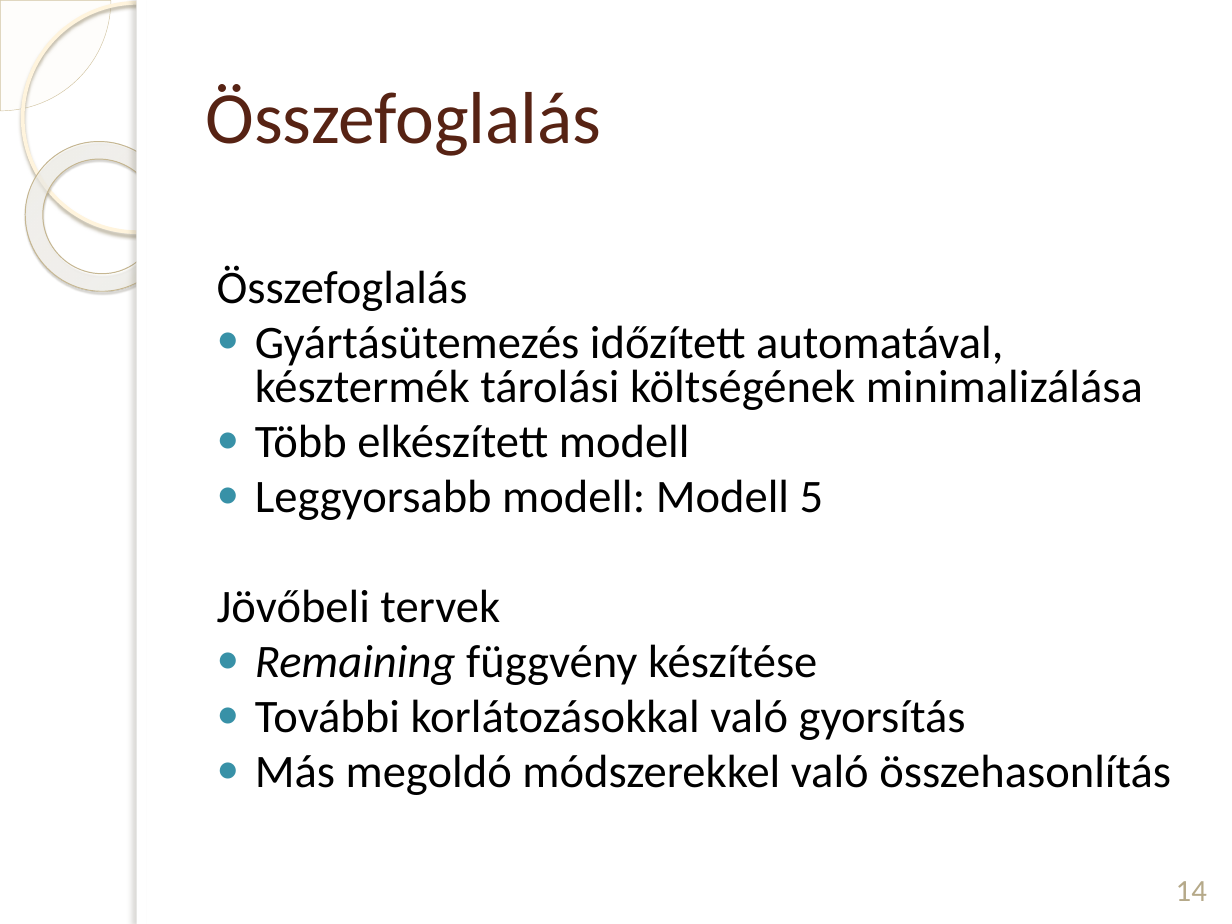
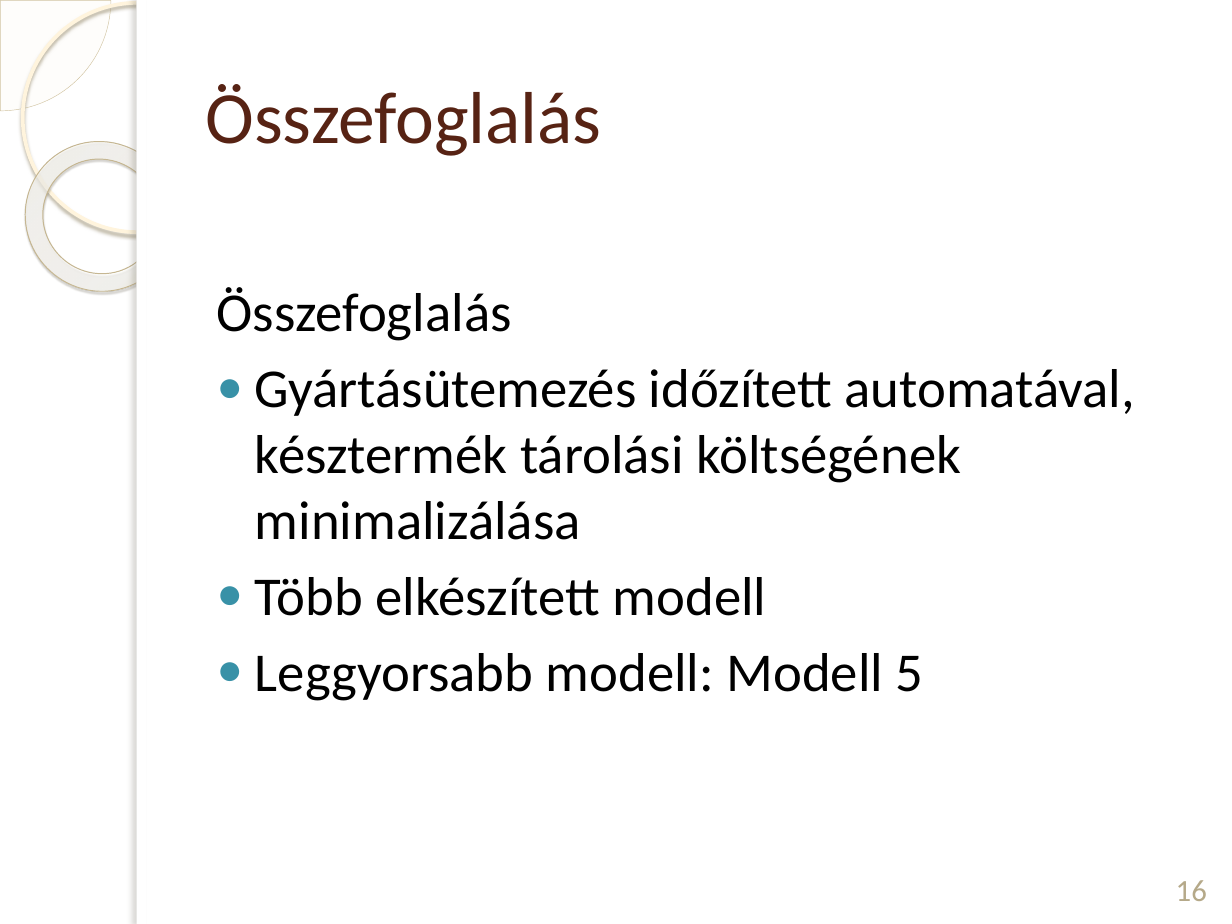
Before and after one commit to DWsbMH/LPTA-SingleStageScheduling, a slide deck: slide 16 of prezentáció/Vida Judit LPTA.pptx (slide 14 before the commit). Drawn at 1232x924 pixels with LibreOffice and Linux fonts; fonts in the diff are those of the drawing; background and template pictures are left out. Boxes give left, top, right and bottom in pixels: in the first picture for what was removed or moved away, otherwise in the second. Text is boxed around its words. In the diff, an @@ line names an element or a change of style, - is before the commit and + after.

```diff
--- a/prezentáció/Vida Judit LPTA.pptx
+++ b/prezentáció/Vida Judit LPTA.pptx
@@ text "Összefoglalás" at <box>217,287,1135,701</box>: size 27.2 to 32 pt; line spacing 0.8 to 1 @@
@@ text at <box>217,589,1171,795</box>: paragraphs removed @@
-Jövőbeli tervek
-● Remaining függvény készítése
-● További korlátozásokkal való gyorsítás
-● Más megoldó módszerekkel való összehasonlítás
@@ page number at <box>1176,880,1207,901</box>: text changed @@
-14
+16
```
Also in this commit, not shown: 10 other slides changed, 2 slides added.
